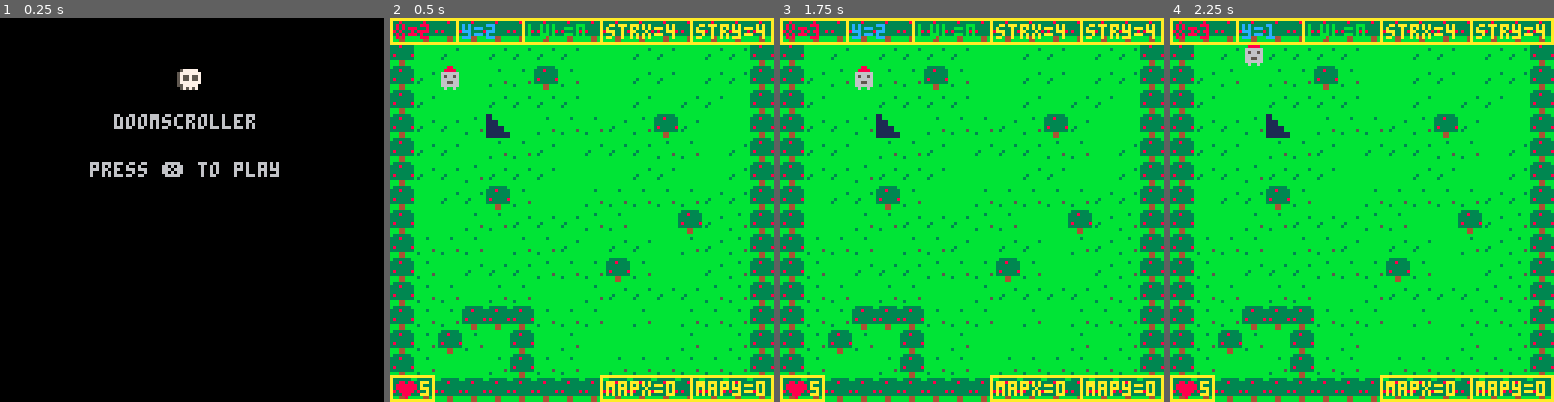
Above: before the commit, frames 1-4 (left to right).
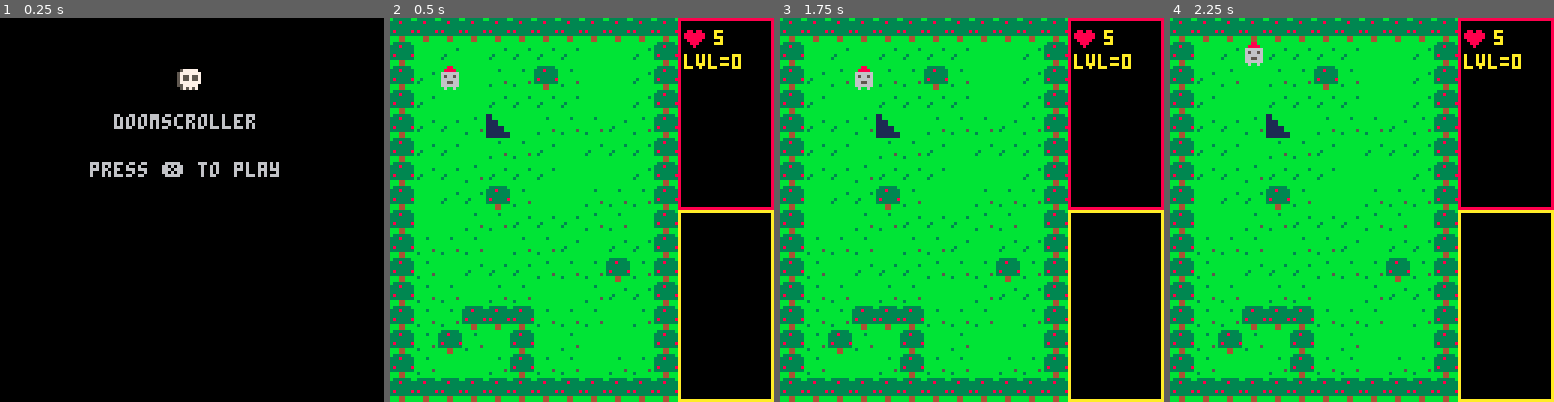
Above: after the commit, the same moments.

Repository: OmniWode/doomscroller
Game: PICO-8 cartridge doomscroller.p8
The game is run twice, just before and just after one commit, with the same random seed, the same clock (stepped at 60 frames per second) and the same inputs.
Inputs:
- Up to frame 1 (0.25 s): no input
- Up to frame 2 (0.5 s): tap X (X key) at 0.33 s
- Up to frame 3 (1.75 s): tap X (X key) at 1.07 s; hold Right from 1.6 s (still down)
- Up to frame 4 (2.25 s): tap X (X key) at 1.85 s; release Right at 2.1 s; hold Up from 2.15 s (still down)

Frame 1 is identical in both runs. In frame 2, 32% of the frame differs, in the area x 0-100%, y 0-100%; in frame 3, 32%; in frame 4, 32%.

Commit message:
updated hud and debug logs

Diff:
--- a/doomscroller.p8
+++ b/doomscroller.p8
@@ -80,7 +80,8 @@
 		draw_map()
 		draw_player()
 		draw_hud()
-		draw_debug()
+		draw_log()
+		--draw_debug()
 	else
 		draw_win_lose()
 	end
@@ -191,8 +192,7 @@
 
 
 function make_room()
-	room.stairx=6+flr(rnd(6))
-	room.stairy=6+flr(rnd(6))
+
 
 	room.actors={}
 
@@ -200,6 +200,11 @@
 		local e=make_enemy()
 		add(room.actors,e)
 	end
+
+	-- stairs last to make sure an enemy doesn't
+	-- spawn on top
+	room.stairx=6+flr(rnd(3))
+	room.stairy=6+flr(rnd(6))
 
 end
 
@@ -235,7 +240,7 @@
 
 function make_enemy()
 	local e={}
-	e.x=(4+flr(rnd(8)))+mapx
+	e.x=(4+flr(rnd(5)))+mapx
 	if (e.x==room.stairx) e.x-=2
 
 	e.y=(4+flr(rnd(8)))+mapy
@@ -316,6 +321,32 @@
 end
 
 function draw_hud()
+	hudx=96
+	hudy=0
+
+	-- draw frame
+	rectfill(hudx,hudy,hudx+31,hudy+63,0)
+	rect(hudx,hudy,hudx+31,hudy+63,8)
+
+	-- player health
+	spr(48,hudx+2,hudy+2)
+	print(p.hp,hudx+12,hudy+4,10)
+
+	-- current level
+	print("lvl="..tostr(level),hudx+2,hudy+12,10)
+
+end
+
+function draw_log()
+	logx=96
+	logy=64
+
+	-- draw frame
+	rectfill(logx,logy,logx+31,logy+63,0)
+	rect(logx,logy,logx+31,logy+63,10)
+end
+
+function old_draw_hud()
 	hudx=0
 	hudy=119
 
@@ -337,34 +368,26 @@
 end
 
 function draw_debug()
-	--debugx=mapx*8
-	--debugy=mapy*8
 	debugx=0
 	debugy=0
 
+	-- player location
 	rect(debugx,debugy,debugx+22,debugy+8,10)
 	print("x="..p.x,debugx+2,debugy+2,8)
-
 	rect(debugx+22,debugy,debugx+44,debugy+8,10)
 	print("y="..p.y,debugx+24,debugy+2,12)
 
-	--rect(debugx+44,debugy,debugx+86,debugy+8,10)
-	--print("heal="..tostr(is_tile(heal,p.x,p.y)),debugx+46,debugy+2,11)
-
-	--rect(debugx+44,debugy,debugx+62,debugy+8,10)
-	--print("t="..timer,debugx+46,debugy+2,11)
-
-	--rect(debugx+62,debugy,debugx+100,debugy+8,10)
-	--print("dam="..tostr(p.dam),debugx+64,debugy+2,14)
-
+	-- current level
 	rect(debugx+44,debugy,debugx+70,debugy+8,10)
 	print("lvl="..tostr(level),debugx+46,debugy+2,11)
 
+	-- current mapx and mapy
 	--rect(debugx+70,debugy,debugx+100,debugy+8,10)
 	--print("mapx="..tostr(mapx),debugx+72,debugy+2,10)
 	--rect(debugx+100,debugy,debugx+127,debugy+8,10)
 	--print("mapy="..tostr(mapy),debugx+102,debugy+2,10)
 
+	-- current stair location
 	rect(debugx+70,debugy,debugx+100,debugy+8,10)
 	print("strx="..tostr(room.stairx),debugx+72,debugy+2,10)
 	rect(debugx+100,debugy,debugx+127,debugy+8,10)
@@ -428,38 +451,38 @@
 0001010503080000010000000000000001020300100000000000000000000000000000000000000000000000000000000000000000000000000000000000000000000000000000000000000000000000000000000000000000000000000000000000000000000000000000000000000000000000000000000000000000000000
 0000000000000000000000000000000000000000000000000000000000000000000000000000000000000000000000000000000000000000000000000000000000000000000000000000000000000000000000000000000000000000000000000000000000000000000000000000000000000000000000000000000000000000
 __map__
-0808080808080808080808080808080802020202020202020202020202020202000000000000000000000000000000000000000000000000000000000000000000000000000000000000000000000000000000000000000000000000000000000000000000000000000000000000000000000000000000000000000000000000
-0816061606060606161606061606060802000000000000000000000000000002000000000000000000000000000000000000000000000000000000000000000000000000000000000000000000000000000000000000000000000000000000000000000000000000000000000000000000000000000000000000000000000000
-0806071607070807161606061606060802000000000000000000000000000002000000000000000000000000000000000000000000000000000000000000000000000000000000000000000000000000000000000000000000000000000000000000000000000000000000000000000000000000000000000000000000000000
-0806161606060606161606160606160802000000000000000000000000000002000000000000000000000000000000000000000000000000000000000000000000000000000000000000000000000000000000000000000000000000000000000000000000000000000000000000000000000000000000000000000000000000
-0806060706160707070607080616160802000000000000000000000000000002000000000000000000000000000000000000000000000000000000000000000000000000000000000000000000000000000000000000000000000000000000000000000000000000000000000000000000000000000000000000000000000000
-0806061607070616060606070716060802000000000000000000000000000002000000000000000000000000000000000000000000000000000000000000000000000000000000000000000000000000000000000000000000000000000000000000000000000000000000000000000000000000000000000000000000000000
-0806060706060616161606061616060802000000000000000000000000000002000000000000000000000000000000000000000000000000000000000000000000000000000000000000000000000000000000000000000000000000000000000000000000000000000000000000000000000000000000000000000000000000
-0816060608071616070707070706060802000000000000000000000000000002000000000000000000000000000000000000000000000000000000000000000000000000000000000000000000000000000000000000000000000000000000000000000000000000000000000000000000000000000000000000000000000000
-0816160707060606070716160806070802000000000000000000000000000002000000000000000000000000000000000000000000000000000000000000000000000000000000000000000000000000000000000000000000000000000000000000000000000000000000000000000000000000000000000000000000000000
-0807070716070706160606160706070802000000000000000000000000000002000000000000000000000000000000000000000000000000000000000000000000000000000000000000000000000000000000000000000000000000000000000000000000000000000000000000000000000000000000000000000000000000
-0807160606060707070807161606070802000000000000000000000000000002000000000000000000000000000000000000000000000000000000000000000000000000000000000000000000000000000000000000000000000000000000000000000000000000000000000000000000000000000000000000000000000000
-0807071607071616070606060607070802000000000000000000000000000002000000000000000000000000000000000000000000000000000000000000000000000000000000000000000000000000000000000000000000000000000000000000000000000000000000000000000000000000000000000000000000000000
-0807070808080707071607160707070802000000000000000000000000000002000000000000000000000000000000000000000000000000000000000000000000000000000000000000000000000000000000000000000000000000000000000000000000000000000000000000000000000000000000000000000000000000
-0807080716081607161616160716070802000000000000000000000000000002000000000000000000000000000000000000000000000000000000000000000000000000000000000000000000000000000000000000000000000000000000000000000000000000000000000000000000000000000000000000000000000000
-0807161607080707160707070707070802000000000000000000000000000002000000000000000000000000000000000000000000000000000000000000000000000000000000000000000000000000000000000000000000000000000000000000000000000000000000000000000000000000000000000000000000000000
-0808080808080808080808080808080802020202020202020202020202020202000000000000000000000000000000000000000000000000000000000000000000000000000000000000000000000000000000000000000000000000000000000000000000000000000000000000000000000000000000000000000000000000
-0202020202020202020202020202020202020202020202020202020202020202020202020202020202020202020202020202020202020202020202020202020202020202020202020202020202020202000000000000000000000000000000000000000000000000000000000000000000000000000000000000000000000000
-0200000002000000000000000000000202000000020000000000000000000002020000000200000000000000000000020200000002000000000000000000000202000000020000000000000000000002000000000000000000000000000000000000000000000000000000000000000000000000000000000000000000000000
-0200000002000200000000000000000202000000020002000200000000000002020000000200020002000200000000020200000002000200020002000200000202000000020002000200020002000202000000000000000000000000000000000000000000000000000000000000000000000000000000000000000000000000
-0200000002000200000000000000000202000000020002000200000000000002020000000200020002000200000000020200000002000200020002000200000202000000020002000200020002000202000000000000000000000000000000000000000000000000000000000000000000000000000000000000000000000000
-0202000202000000000000000000000202020002020000000000000000000002020200020200000000000000000000020202000202000000000000000000000202020002020000000000000000000002000000000000000000000000000000000000000000000000000000000000000000000000000000000000000000000000
-0200000000000000000000000000000202000000000000000000000000000002020000000000000000000000000000020200000000000000000000000000000202000000000000000000000000000002000000000000000000000000000000000000000000000000000000000000000000000000000000000000000000000000
-0200000000000000000000000000000202000000000000000000000000000002020000000000000000000000000000020200000000000000000000000000000202000000000000000000000000000002000000000000000000000000000000000000000000000000000000000000000000000000000000000000000000000000
-0200000000000000000000000000000202000000000000000000000000000002020000000000000000000000000000020200000000000000000000000000000202000000000000000000000000000002000000000000000000000000000000000000000000000000000000000000000000000000000000000000000000000000
-0200000000000000000000000000000202000000000000000000000000000002020000000000000000000000000000020200000000000000000000000000000202000000000000000000000000000002000000000000000000000000000000000000000000000000000000000000000000000000000000000000000000000000
-0200000000000000000000000000000202000000000000000000000000000002020000000000000000000000000000020200000000000000000000000000000202000000000000000000000000000002000000000000000000000000000000000000000000000000000000000000000000000000000000000000000000000000
-0200000000000000000000000000000202000000000000000000000000000002020000000000000000000000000000020200000000000000000000000000000202000000000000000000000000000002000000000000000000000000000000000000000000000000000000000000000000000000000000000000000000000000
-0200000000000000000000000000000202000000000000000000000000000002020000000000000000000000000000020200000000000000000000000000000202000000000000000000000000000002000000000000000000000000000000000000000000000000000000000000000000000000000000000000000000000000
-0200000000000000000000000000000202000000000000000000000000000002020000000000000000000000000000020200000000000000000000000000000202000000000000000000000000000002000000000000000000000000000000000000000000000000000000000000000000000000000000000000000000000000
-0200000000000000000000000000000202000000000000000000000000000002020000000000000000000000000000020200000000000000000000000000000202000000000000000000000000000002000000000000000000000000000000000000000000000000000000000000000000000000000000000000000000000000
-0200000000000000000000000000000202000000000000000000000000000002020000000000000000000000000000020200000000000000000000000000000202000000000000000000000000000002000000000000000000000000000000000000000000000000000000000000000000000000000000000000000000000000
-0202020202020202020202020202020202020202020202020202020202020202020202020202020202020202020202020202020202020202020202020202020202020202020202020202020202020202000000000000000000000000000000000000000000000000000000000000000000000000000000000000000000000000
-
-
-
+0808080808080808080808080000000002020202020202020202020202020202000000000000000000000000000000000000000000000000000000000000000000000000000000000000000000000000000000000000000000000000000000000000000000000000000000000000000000000000000000000000000000000000
+0816061606060606161606080000000002000000000000000000000000000002000000000000000000000000000000000000000000000000000000000000000000000000000000000000000000000000000000000000000000000000000000000000000000000000000000000000000000000000000000000000000000000000
+0806071607070807161606080000000002000000000000000000000000000002000000000000000000000000000000000000000000000000000000000000000000000000000000000000000000000000000000000000000000000000000000000000000000000000000000000000000000000000000000000000000000000000
+0806161606060606161606080000000002000000000000000000000000000002000000000000000000000000000000000000000000000000000000000000000000000000000000000000000000000000000000000000000000000000000000000000000000000000000000000000000000000000000000000000000000000000
+0806060706160707070607080000000002000000000000000000000000000002000000000000000000000000000000000000000000000000000000000000000000000000000000000000000000000000000000000000000000000000000000000000000000000000000000000000000000000000000000000000000000000000
+0806061607070616060606080000000002000000000000000000000000000002000000000000000000000000000000000000000000000000000000000000000000000000000000000000000000000000000000000000000000000000000000000000000000000000000000000000000000000000000000000000000000000000
+0806060706060616161606080000000002000000000000000000000000000002000000000000000000000000000000000000000000000000000000000000000000000000000000000000000000000000000000000000000000000000000000000000000000000000000000000000000000000000000000000000000000000000
+0816060608071616070707080000000002000000000000000000000000000002000000000000000000000000000000000000000000000000000000000000000000000000000000000000000000000000000000000000000000000000000000000000000000000000000000000000000000000000000000000000000000000000
+0816160707060606070716080000000002000000000000000000000000000002000000000000000000000000000000000000000000000000000000000000000000000000000000000000000000000000000000000000000000000000000000000000000000000000000000000000000000000000000000000000000000000000
+0807070716070706160606080000000002000000000000000000000000000002000000000000000000000000000000000000000000000000000000000000000000000000000000000000000000000000000000000000000000000000000000000000000000000000000000000000000000000000000000000000000000000000
+0807160606060707070807080000000002000000000000000000000000000002000000000000000000000000000000000000000000000000000000000000000000000000000000000000000000000000000000000000000000000000000000000000000000000000000000000000000000000000000000000000000000000000
+0807071607071616070606080000000002000000000000000000000000000002000000000000000000000000000000000000000000000000000000000000000000000000000000000000000000000000000000000000000000000000000000000000000000000000000000000000000000000000000000000000000000000000
+0807070808080707071607080000000002000000000000000000000000000002000000000000000000000000000000000000000000000000000000000000000000000000000000000000000000000000000000000000000000000000000000000000000000000000000000000000000000000000000000000000000000000000
+0807080716081607161616080000000002000000000000000000000000000002000000000000000000000000000000000000000000000000000000000000000000000000000000000000000000000000000000000000000000000000000000000000000000000000000000000000000000000000000000000000000000000000
+0807161607080707160707080000000002000000000000000000000000000002000000000000000000000000000000000000000000000000000000000000000000000000000000000000000000000000000000000000000000000000000000000000000000000000000000000000000000000000000000000000000000000000
+0808080808080808080808080000000002020202020202020202020202020202000000000000000000000000000000000000000000000000000000000000000000000000000000000000000000000000000000000000000000000000000000000000000000000000000000000000000000000000000000000000000000000000
+0202020202020202020202020000000002020202020202020202020200000000020202020202020202020202000000000202020202020202020202020000000002020202020202020202020200000000000000000000000000000000000000000000000000000000000000000000000000000000000000000000000000000000
+0200000002000000000000020000000002000000020000000000000200000000020000000200000000000002000000000200000002000000000000020000000002000000020000000000000200000000000000000000000000000000000000000000000000000000000000000000000000000000000000000000000000000000
+0200000002000200000000020000000002000000020002020000000200000000020000000200020202000002000000000200000002000202020000020000000002000000020002020200000200000000000000000000000000000000000000000000000000000000000000000000000000000000000000000000000000000000
+0200000002000000000000020000000002000000020000000000000200000000020000000200000000000002000000000200000002000200000000020000000002000000020002020000000200000000000000000000000000000000000000000000000000000000000000000000000000000000000000000000000000000000
+0202000202000000000000020000000002020002020000000000000200000000020200020200000000000002000000000202000202000000000000020000000002020002020000000000000200000000000000000000000000000000000000000000000000000000000000000000000000000000000000000000000000000000
+0200000000000000000000020000000002000000000000000000000200000000020000000000000000000002000000000200000000000000000000020000000002000000000000000000000200000000000000000000000000000000000000000000000000000000000000000000000000000000000000000000000000000000
+0200000000000000000000020000000002000000000000000000000200000000020000000000000000000002000000000200000000000000000000020000000002000000000000000000000200000000000000000000000000000000000000000000000000000000000000000000000000000000000000000000000000000000
+0200000000000000000000020000000002000000000000000000000200000000020000000000000000000002000000000200000000000000000000020000000002000000000000000000000200000000000000000000000000000000000000000000000000000000000000000000000000000000000000000000000000000000
+0200000000000000000000020000000002000000000000000000000200000000020000000000000000000002000000000200000000000000000000020000000002000000000000000000000200000000000000000000000000000000000000000000000000000000000000000000000000000000000000000000000000000000
+0200000000000000000000020000000002000000000000000000000200000000020000000000000000000002000000000200000000000000000000020000000002000000000000000000000200000000000000000000000000000000000000000000000000000000000000000000000000000000000000000000000000000000
+0200000000000000000000020000000002000000000000000000000200000000020000000000000000000002000000000200000000000000000000020000000002000000000000000000000200000000000000000000000000000000000000000000000000000000000000000000000000000000000000000000000000000000
+0200000000000000000000020000000002000000000000000000000200000000020000000000000000000002000000000200000000000000000000020000000002000000000000000000000200000000000000000000000000000000000000000000000000000000000000000000000000000000000000000000000000000000
+0200000000000000000000020000000002000000000000000000000200000000020000000000000000000002000000000200000000000000000000020000000002000000000000000000000200000000000000000000000000000000000000000000000000000000000000000000000000000000000000000000000000000000
+0200000000000000000000020000000002000000000000000000000200000000020000000000000000000002000000000200000000000000000000020000000002000000000000000000000200000000000000000000000000000000000000000000000000000000000000000000000000000000000000000000000000000000
+0200000000000000000000020000000002000000000000000000000200000000020000000000000000000002000000000200000000000000000000020000000002000000000000000000000200000000000000000000000000000000000000000000000000000000000000000000000000000000000000000000000000000000
+0202020202020202020202020000000002020202020202020202020200000000020202020202020202020202000000000202020202020202020202020000000002020202020202020202020200000000000000000000000000000000000000000000000000000000000000000000000000000000000000000000000000000000
+
+
+
